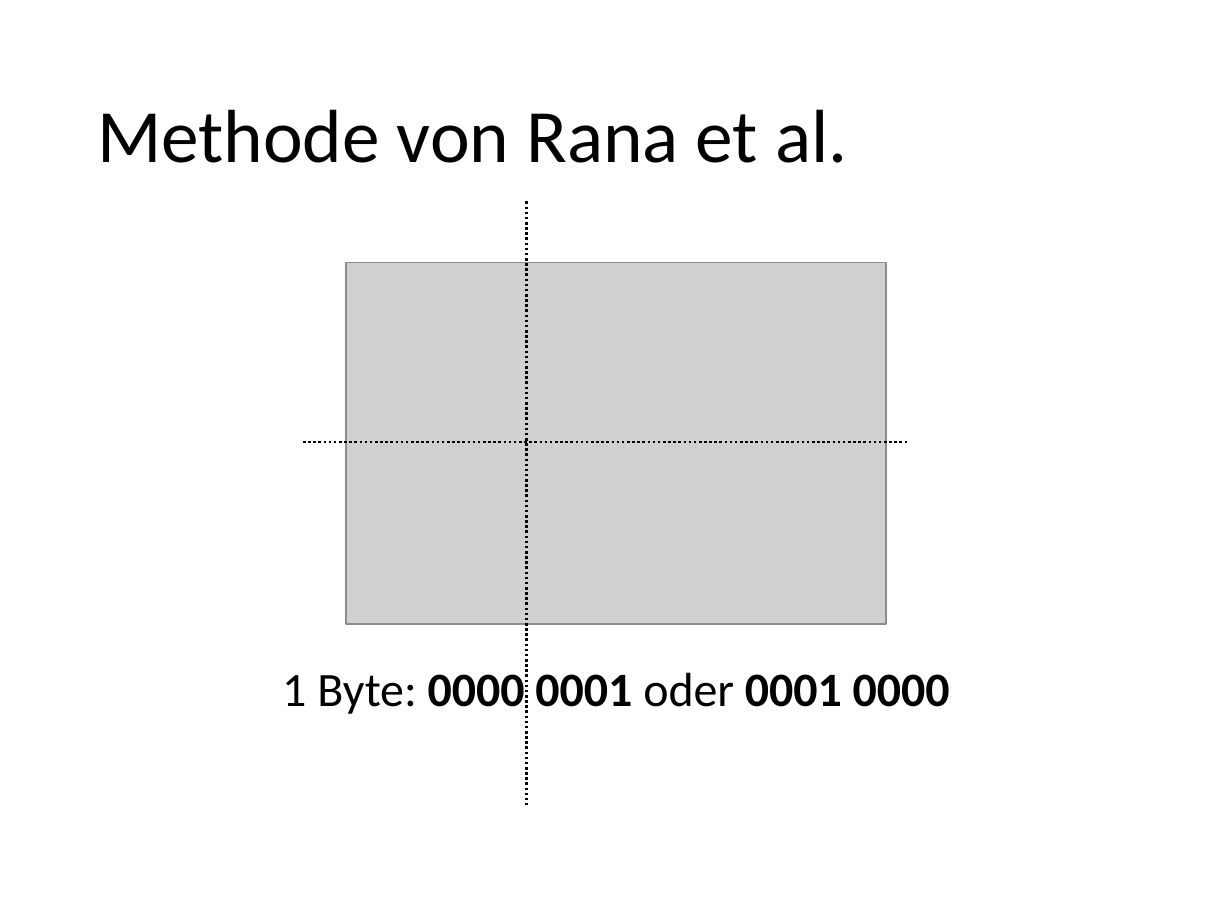
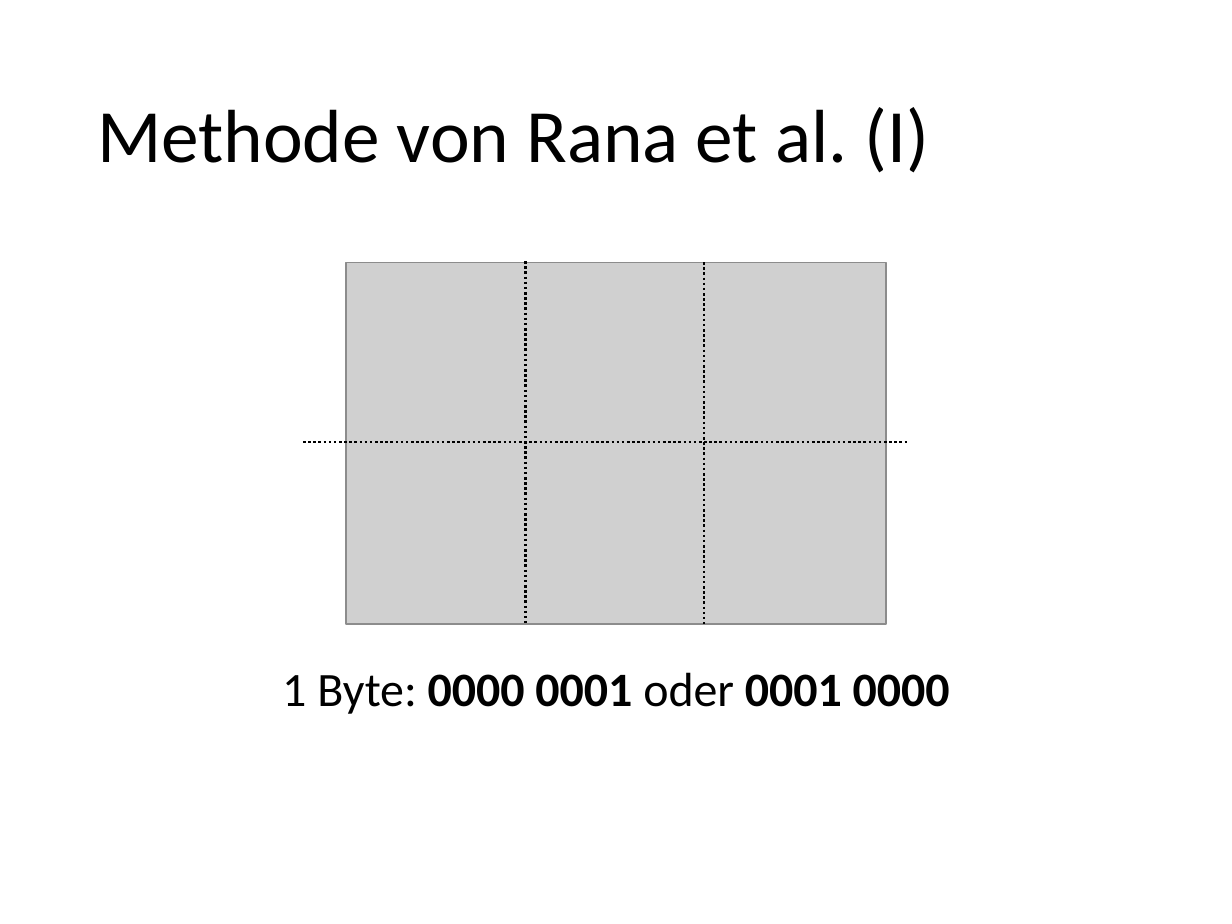
Before and after one commit to foyan/ColorizedBarCodec, a slide deck: slide 5 of doc/presentation/Barcodes.pptx. Drawn at 1232x924 pixels with LibreOffice and Linux fonts; fonts in the diff are those of the drawing; grey boxes stand for pictures. Boxes give left, top, right and bottom in pixels: in the first picture for what was removed or moved away, otherwise in the second. Text is boxed around its words. In the diff, an @@ line names an element or a change of style, - is before the commit and + after.

```diff
--- a/doc/presentation/Barcodes.pptx
+++ b/doc/presentation/Barcodes.pptx
@@ title at bbox=[97, 107, 929, 173]: text changed @@
-Methode von Rana et al.
+Methode von Rana et al. (I)
@@ line moved from (526, 202) - (526, 806) to (526, 261) - (526, 623) @@
@@ line added from (705, 262) to (705, 625), #000000 1.5 pt dashed @@
```
Also in this commit, not shown: 1 other slide changed, 4 slides added.
